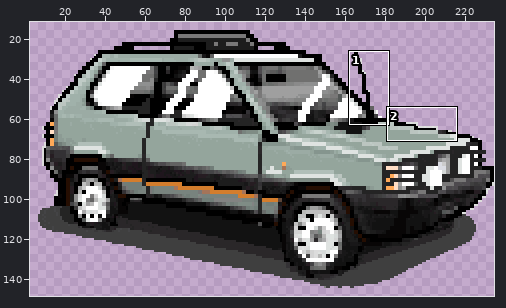
Sprite sheet -- giphy.gif. Above, an overview of the earlier version with the close-up marked.
Close-up. The starting point:
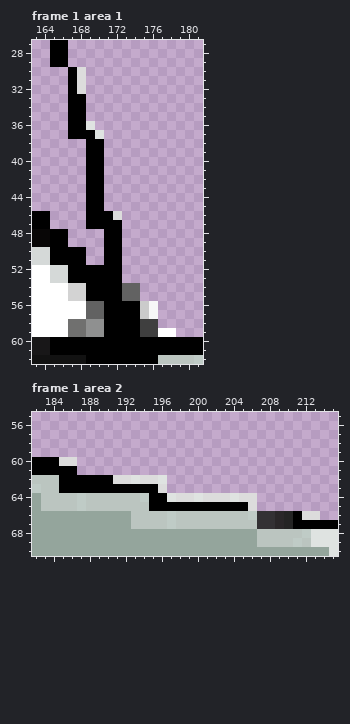
The file is 330x330 pixels, 2 frames. Colours within 5 levels of each other are drawn and written as one. Shown: frame 1 area 1: x 163..181, y 27..62; frame 1 area 2: x 182..215, y 55..70. The old version is drawn lined up with the new one, on the new canvas. The wide view leaves out empty margins. The commit also changed other frames or places, which this record leaves out.
Once edited:
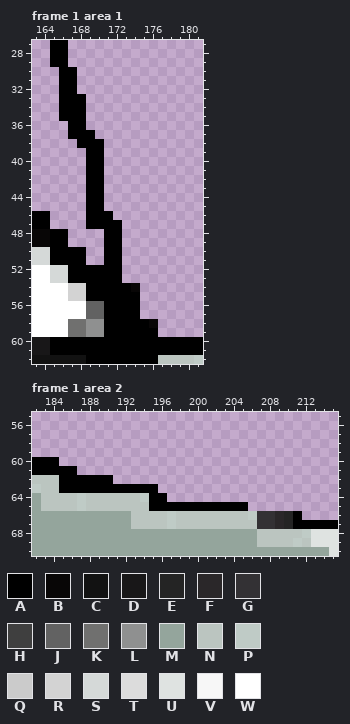
Palette (. is transparent): A #000000  B #080606  C #121212  D #181718  E #242424  F #2a2729  G #333134  H #3f3f3f  J #626262  K #70706f  L #8f9090  M #94a59c  N #bbc5c0  P #bfcbc6  Q #cbcbcb  R #d3d3d3  S #d5d9d8  T #dcdcdc  U #dfe3e1  V #f7f7f7  W #ffffff
The exact change:
canvas 330x330 -> 235x150, the old top-left corner now at -46,-88 (the part of the old canvas that was cut away was empty and is not shown)
Frame 1 area 1:
y 30..32: x 166 . -> A; x 168 T -> .
y 33..35: x 166 . -> A
y 36: x 169 U -> .
y 37: x 170 U -> .
y 38: x 168 . -> A
y 46: x 172 T -> .
y 54: x 173..174 JJ -> AB
y 55: x 173..174 JJ -> AA
y 56..57: x 175..176 QV -> ..
y 58: x 175..176 HH -> AB
y 59: x 175..178 HHWW -> AA..
Frame 1 area 2:
y 60: x 185..186 TT -> ..
y 62: x 191..196 TTUTTU -> ......
y 63: x 196 T -> .
y 64: x 197..206 UTTUTTTUTT -> ..........
y 65: x 206 T -> .
y 66: x 212..213 TT -> ..
Pixel boxes of the changes (left, top, right, bottom) in both close-ups:
changed: (59, 67, 104, 148)
erased: (113, 211, 122, 220)
changed: (122, 283, 176, 337)
erased: (59, 457, 77, 466)
erased: (113, 475, 257, 511)
erased: (302, 511, 320, 520)
